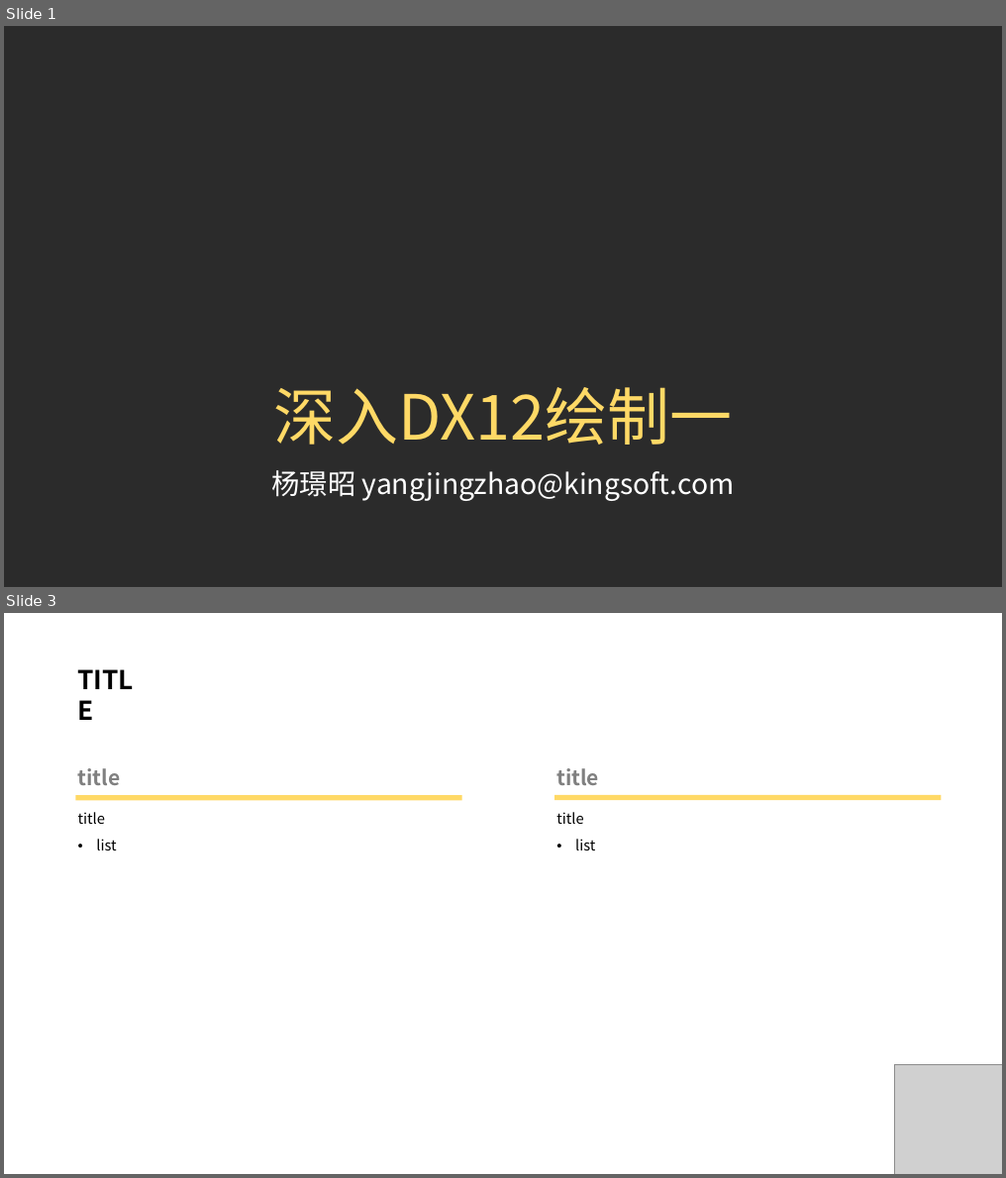
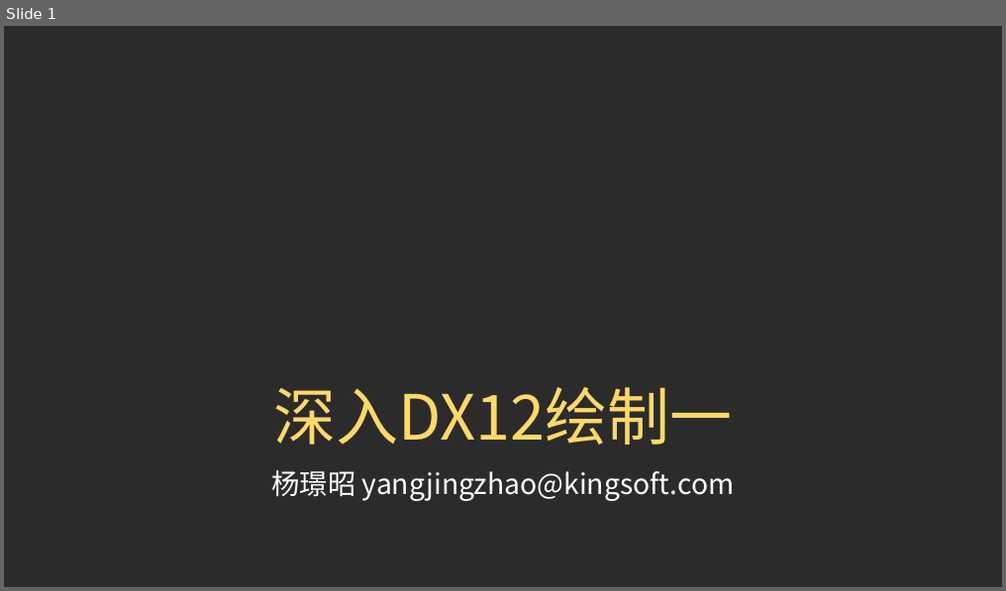
Before and after one commit to doomlover/KSGameEngineTutorials, a slide deck: PPTs/03.深入DX12绘制一.pptx. Shown one above the other, each under a label of ours: slides 1 and 3 before the commit, slide 1 after it; the slides between them are not shown. The pictures are 1006x1178 and 1006x591 pixels, drawn with LibreOffice and Linux fonts; fonts in the diff are those of the drawing; grey boxes stand for pictures; background and template pictures are left out; a plain dark background stands for a picture behind light text. Boxes give left, top, right and bottom in pixels: in the first picture for what was removed or moved away, otherwise in the second. Text is boxed around its words. In the diff, an @@ line names an element or a change of style, - is before the commit and + after.

```diff
--- a/PPTs/03.深入DX12绘制一.pptx
+++ b/PPTs/03.深入DX12绘制一.pptx
@@ slide 3 removed at [4,613,1002,1174], background #FFFFFF @@
@@ text removed at [78,768,121,785] @@
-title
@@ text removed at [556,768,599,785] @@
-title
@@ rectangle removed at [76,795,462,800] @@
@@ text removed at [78,812,105,824] @@
-TITLE
@@ rectangle removed at [554,795,941,800] @@
@@ text removed at [556,812,595,851] @@
-title
-• list
@@ text removed at [96,839,116,851] @@
-title
-• list
@@ picture removed at [894,1064,1002,1174] @@
```
Also in this commit, not shown: 1 slide changed, 28 slides added, 7 other slides removed, 1 other file.
